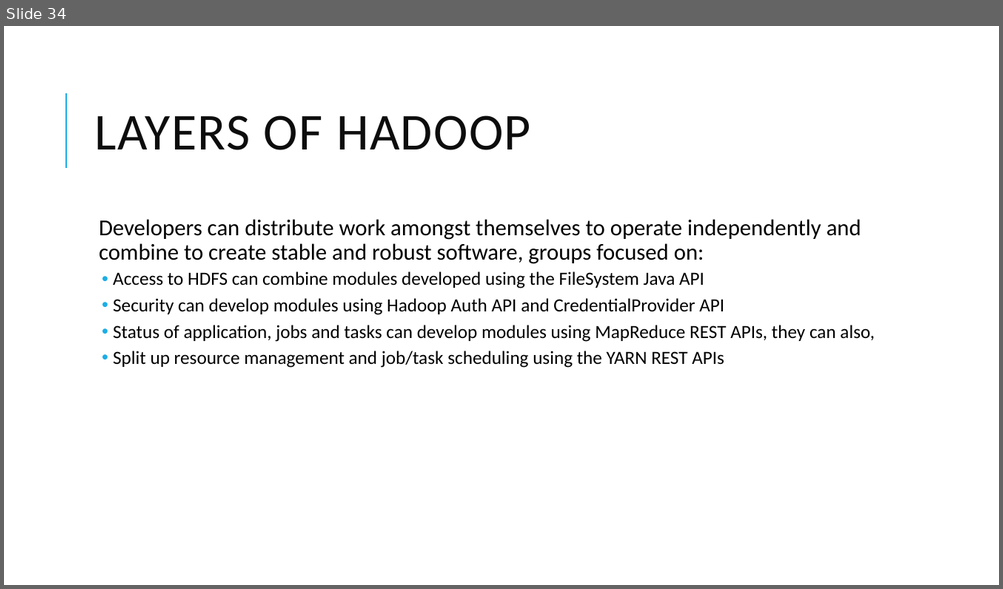
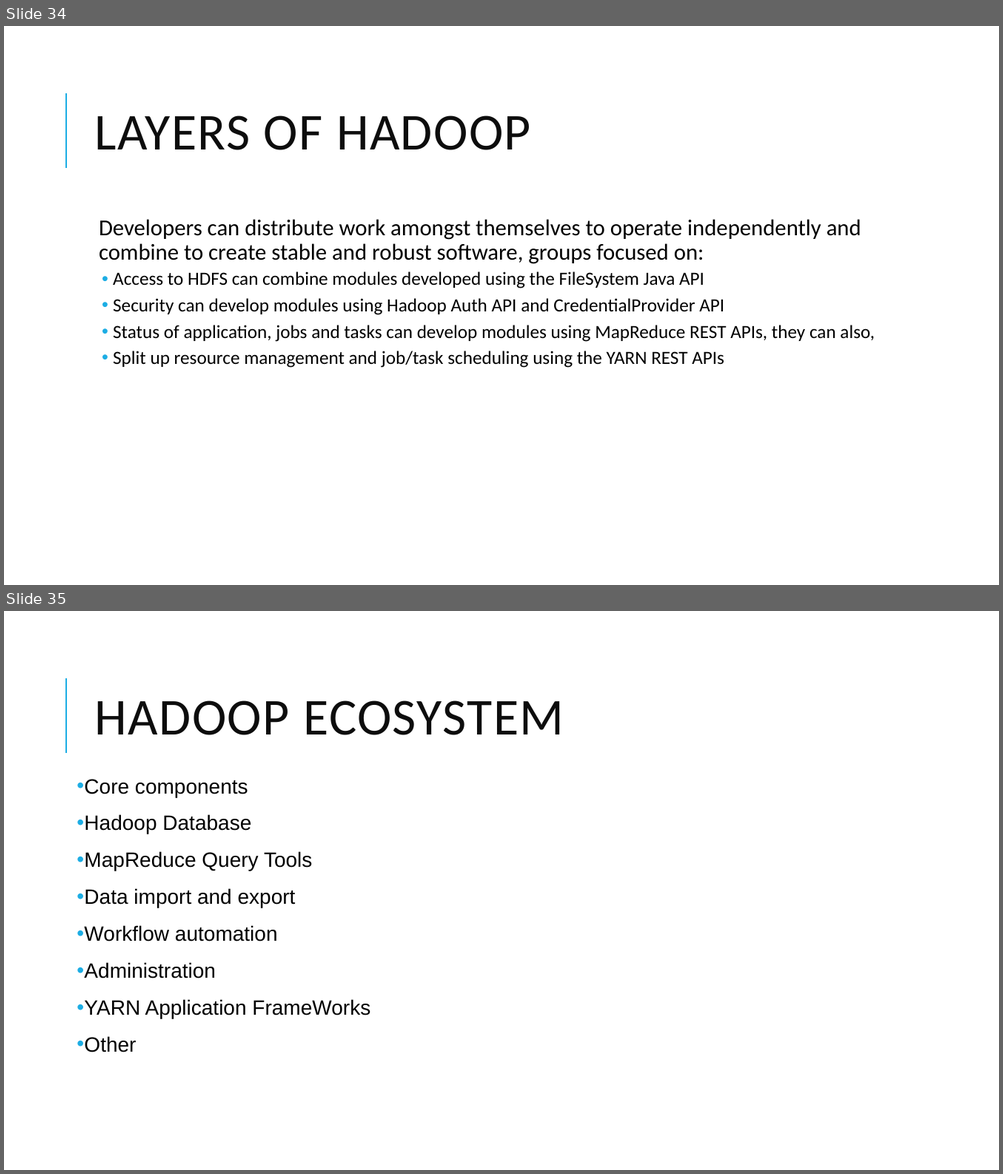
Before and after one commit to dsjili/eecs4314, a slide deck: assignment1_compiled.pptx. Shown one above the other, each under a label of ours: slide 34 before the commit, slides 34 and 35 after it. The pictures are 1003x589 and 1003x1174 pixels, drawn with LibreOffice and Linux fonts; fonts in the diff are those of the drawing. Boxes give left, top, right and bottom in pixels: in the first picture for what was removed or moved away, otherwise in the second. Text is boxed around its words. In the diff, an @@ line names an element or a change of style, - is before the commit and + after.

Commit message:
added the ecosystem slides

```diff
--- a/assignment1_compiled.pptx
+++ b/assignment1_compiled.pptx
@@ slide 35 added at (x1=4, y1=611, x2=999, y2=1170), background #FFFFFF; not listed: 1 template element that a slide beside it also shows @@
@@ title added at (x1=95, y1=701, x2=563, y2=735), 50 pt, text #0D0D0D @@
+HADOOP ECOSYSTEM
@@ text added at (x1=77, y1=779, x2=370, y2=1053), 20 pt, text #000000 @@
+• Core components
+• Hadoop Database
+• MapReduce Query Tools
+• Data import and export
+• Workflow automation
+• Administration
+• YARN Application FrameWorks
+• Other
```
Also in this commit, not shown: 9 other slides added.
